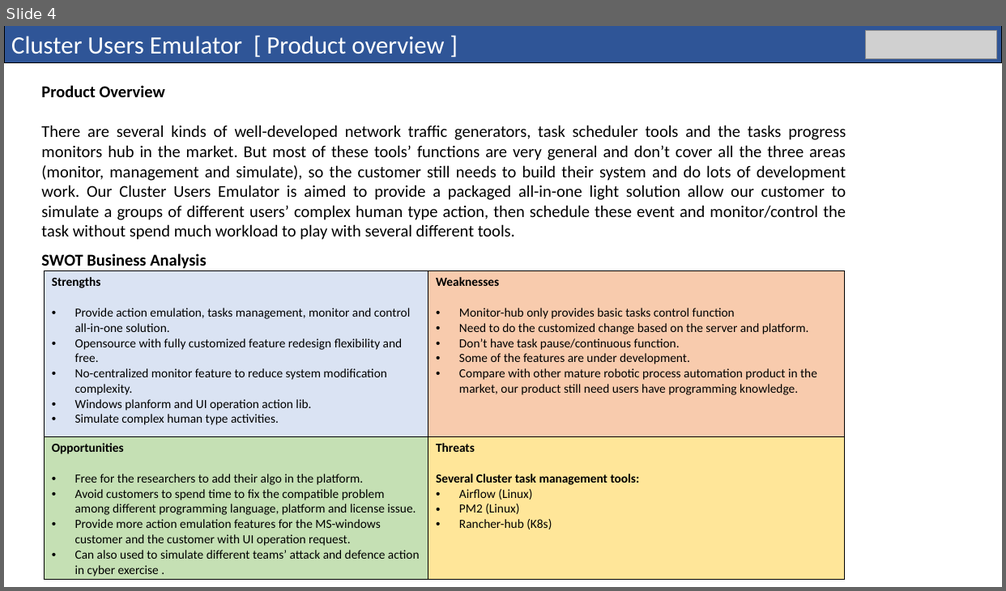
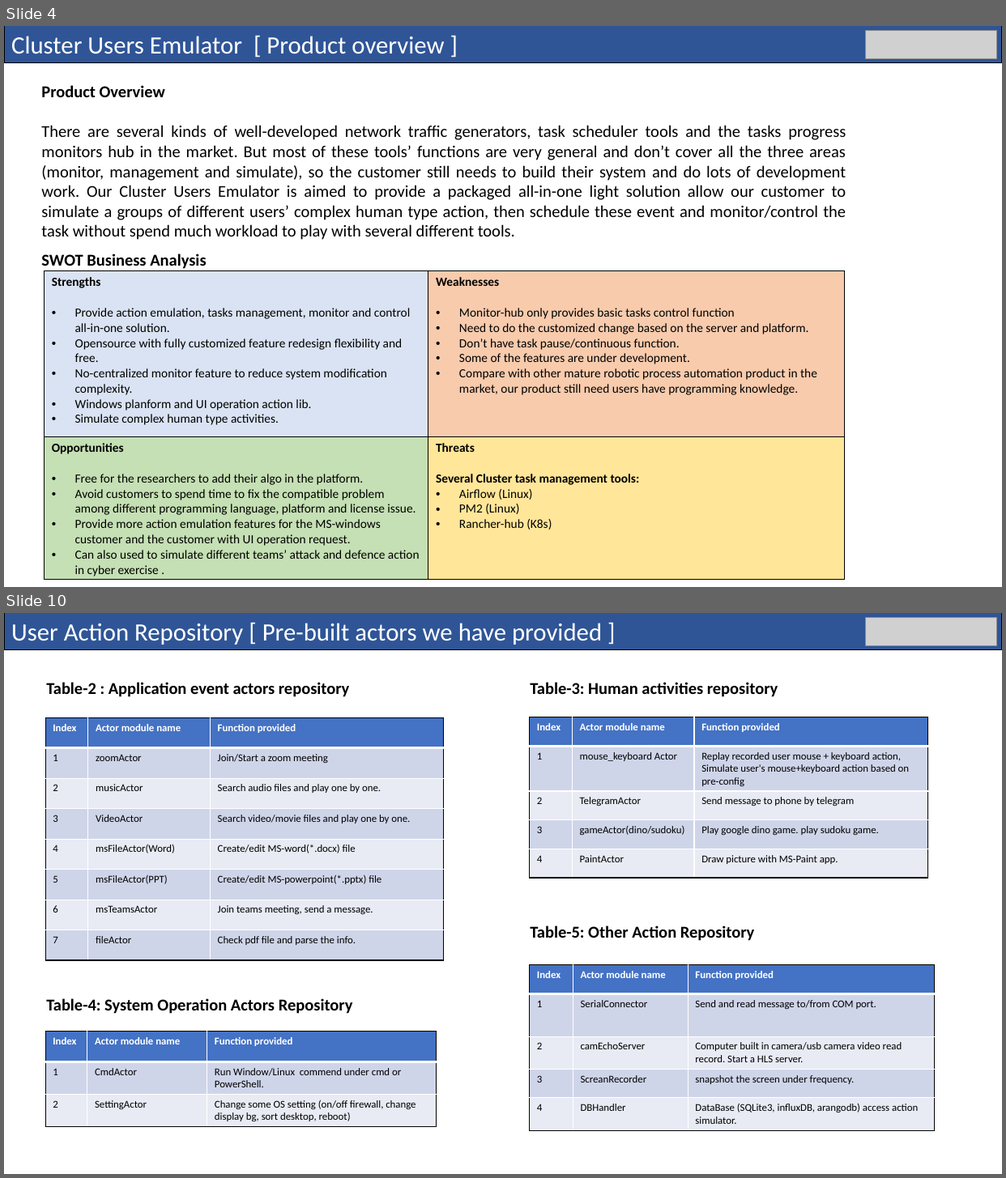
Before and after one commit to LiuYuancheng/Cluster_User_Emulation_System, a slide deck: doc/User_Action_Emulator_Design_Doc.pptx. Shown one above the other, each under a label of ours: slide 4 before the commit, slides 4 and 10 after it; the slides between them are not shown. The pictures are 1006x591 and 1006x1178 pixels, drawn with LibreOffice and Linux fonts; fonts in the diff are those of the drawing; grey boxes stand for pictures. Boxes give left, top, right and bottom in pixels: in the first picture for what was removed or moved away, otherwise in the second. Text is boxed around its words. In the diff, an @@ line names an element or a change of style, - is before the commit and + after.

```diff
--- a/doc/User_Action_Emulator_Design_Doc.pptx
+++ b/doc/User_Action_Emulator_Design_Doc.pptx
@@ slide 10 added at (4,613,1002,1174), background #FFFFFF @@
@@ rectangle added at (4,613,1002,649), fill #2F5597, outline #000000 0.75 pt, 24 pt, text #FFFFFF @@
+User Action Repository [ Pre-built actors we have provided ]
@@ picture added at (866,618,997,646) @@
@@ text added at (46,682,349,697), 16 pt, text #000000, bold @@
+Table-2 : Application event actors repository
@@ text added at (530,682,778,697), 16 pt, text #000000, bold @@
+Table-3: Human activities repository
@@ table added at (45,717,444,960), 8 rows, 3 columns @@
+Index | Actor module name | Function provided
+1 | zoomActor | Join/Start a zoom meeting
+2 | musicActor | Search audio files and play one by one.
+3 | VideoActor | Search video/movie files and play one by one.
+4 | msFileActor(Word) | Create/edit MS-word(*.docx) file
+5 | msFileActor(PPT) | Create/edit MS-powerpoint(*.pptx) file
+6 | msTeamsActor | Join teams meeting, send a message.
+7 | fileActor | Check pdf file and parse the info.
@@ table added at (530,717,928,878), 5 rows, 3 columns @@
+Index | Actor module name | Function provided
+1 | mouse_keyboard Actor | Replay recorded user mouse + keyboard action, Simulate user's mouse+keyboard action based on pre-config
+2 | TelegramActor | Send message to phone by telegram
+3 | gameActor(dino/sudoku) | Play google dino game. play sudoku game.
+4 | PaintActor | Draw picture with MS-Paint app.
@@ text added at (530,926,755,941), 16 pt, text #000000, bold @@
+Table-5: Other Action Repository
@@ table added at (530,965,936,1131), 5 rows, 3 columns @@
+Index | Actor module name | Function provided
+1 | SerialConnector | Send and read message to/from COM port.
+2 | camEchoServer | Computer built in camera/usb camera video read record. Start a HLS server.
+3 | ScreanRecorder | snapshot the screen under frequency.
+4 | DBHandler | DataBase (SQLite3, influxDB, arangodb) access action simulator.
@@ text added at (46,999,353,1014), 16 pt, text #000000, bold @@
+Table-4: System Operation Actors Repository
@@ table added at (45,1032,436,1127), 3 rows, 3 columns @@
+Index | Actor module name | Function provided
+1 | CmdActor | Run Window/Linux commend under cmd or PowerShell.
+2 | SettingActor | Change some OS setting (on/off firewall, change display bg, sort desktop, reboot)
```
Also in this commit, not shown: 4 slides changed, 4 other slides added, 1 slide removed, 5 other files.
